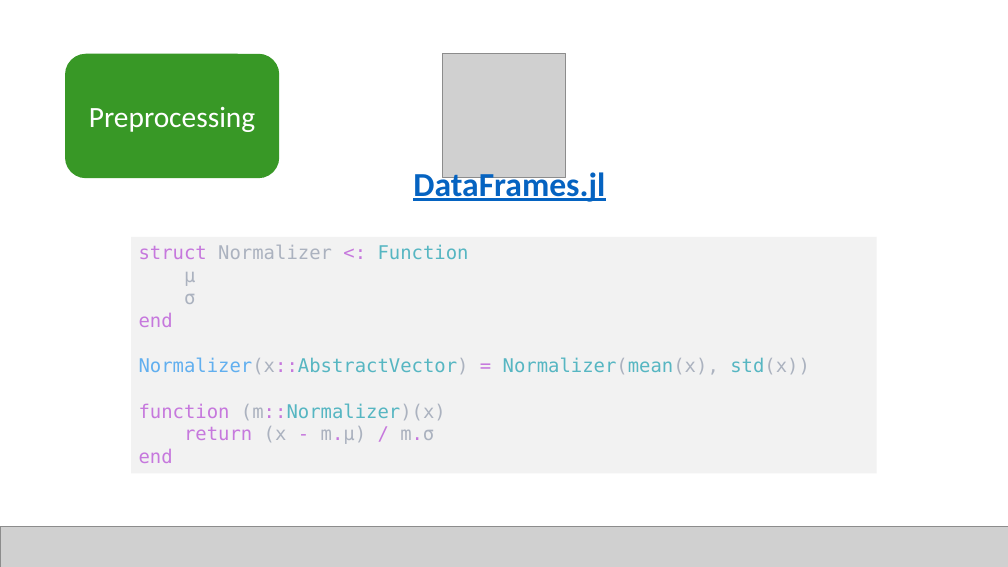
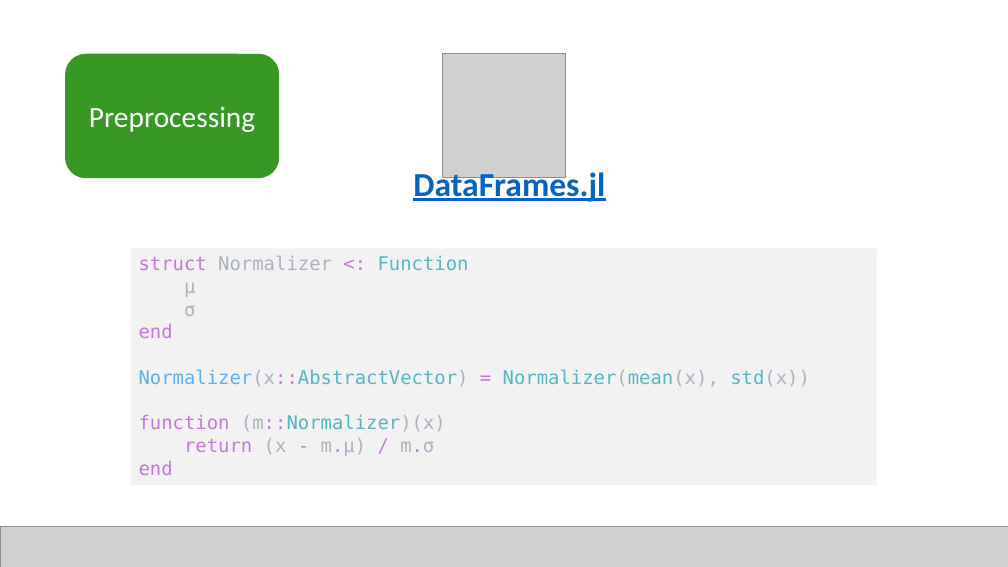
Before and after one commit to JuliaComputing/ScoringEngineDemo.jl, a slide deck: slide 7 of webinar-2022-02-15.pptx. Drawn at 1008x567 pixels with LibreOffice and Linux fonts; fonts in the diff are those of the drawing; grey boxes stand for pictures. Boxes give left, top, right and bottom in pixels: in the first picture for what was removed or moved away, otherwise in the second. Text is boxed around its words. In the diff, an @@ line names an element or a change of style, - is before the commit and + after.

```diff
--- a/webinar-2022-02-15.pptx
+++ b/webinar-2022-02-15.pptx
@@ rectangle "struct Normalizer <: Function": place and size @@
-rectangle "struct Normalizer <: Function" at box(132, 237, 877, 473)
+rectangle "struct Normalizer <: Function" at box(132, 248, 877, 485)
```
Also in this commit, not shown: 5 other slides changed, 2 other files.
